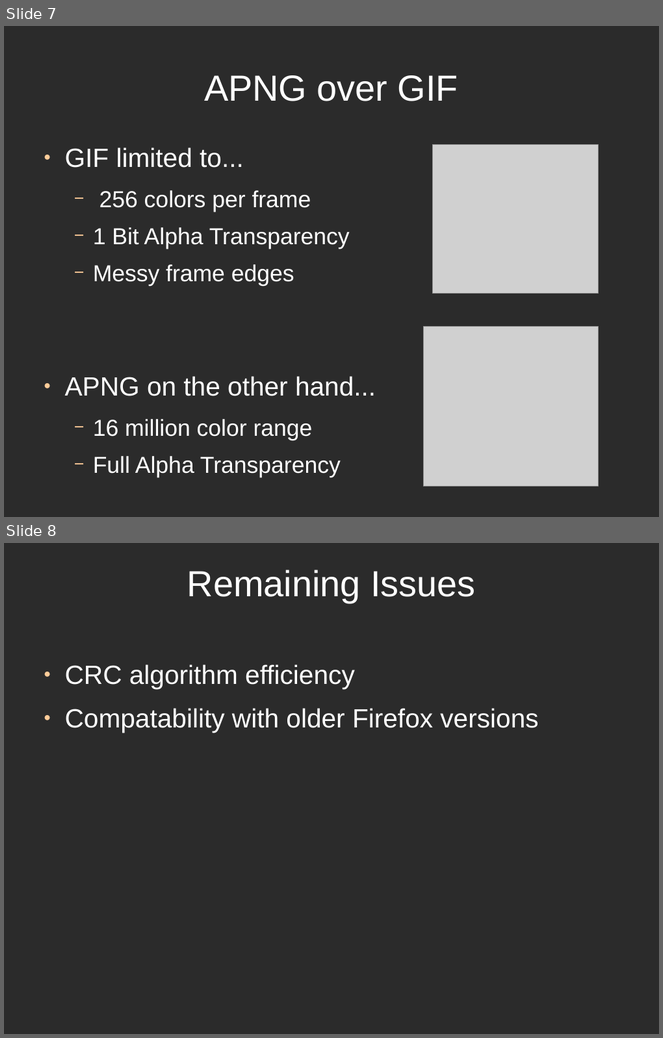
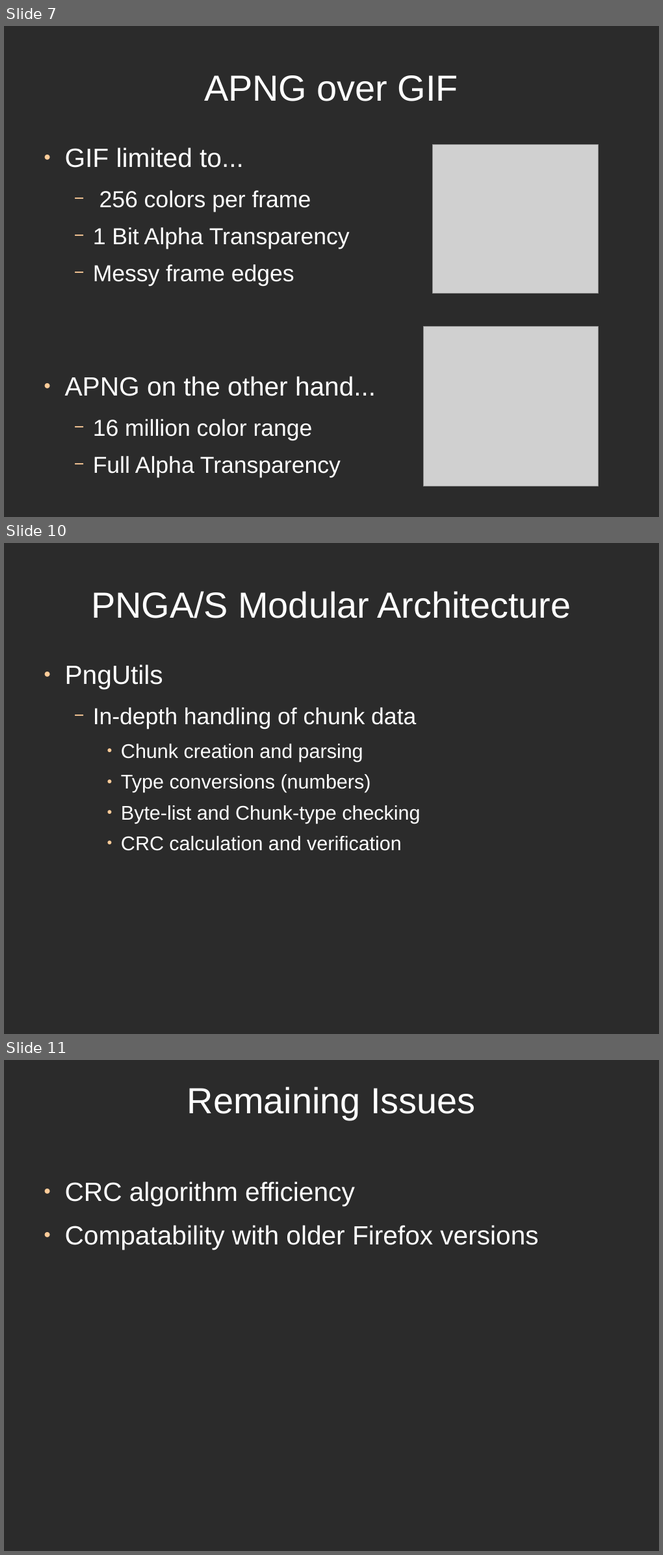
Before and after one commit to directrix1/se2, a slide deck: wip/SE2Presentation.odp. Shown one above the other, each under a label of ours: slides 7 and 8 before the commit, slides 7, 10 and 11 after it; the slides between them are not shown. The pictures are 663x1038 and 663x1555 pixels, drawn with LibreOffice and Linux fonts; fonts in the diff are those of the drawing; grey boxes stand for pictures; background and template pictures are left out; a plain dark background stands for a picture behind light text. Boxes give left, top, right and bottom in pixels: in the first picture for what was removed or moved away, otherwise in the second. Text is boxed around its words. In the diff, an @@ line names an element or a change of style, - is before the commit and + after.

```diff
--- a/wip/SE2Presentation.odp
+++ b/wip/SE2Presentation.odp
@@ slide 10 added at box(4, 543, 659, 1034), background picture (left out) @@
@@ title added at box(91, 591, 571, 618), 44 pt, text #FFFFFF @@
+PNGA/S Modular Architecture
@@ text added at box(65, 665, 420, 851), 24 pt, text #FFFFFF @@
+● PngUtils
+  − In-depth handling of chunk data
+    ● Chunk creation and parsing
+    ● Type conversions (numbers)
+    ● Byte-list and Chunk-type checking
+    ● CRC calculation and verification
@@ what was slide 8 is now slide 11 @@
```
Also in this commit, not shown: 2 other slides added.
